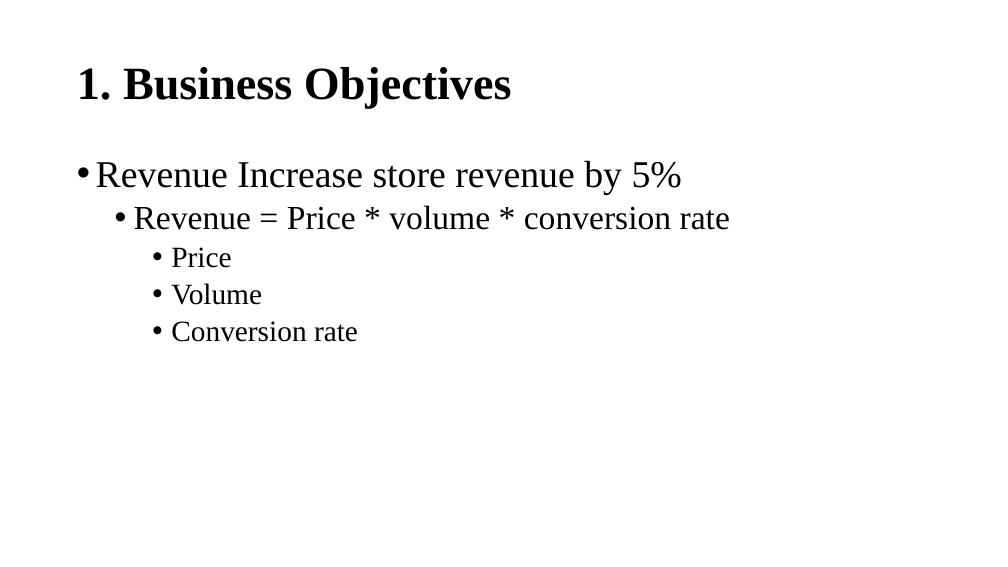
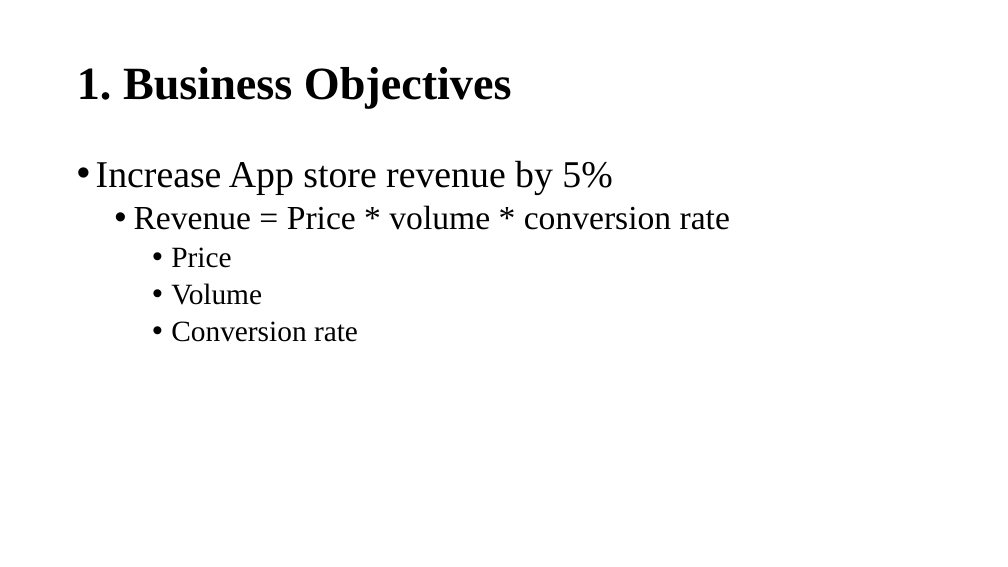
Before and after one commit to linleiwen/-Collapse-projects-section-Projects-Edit-project-APP-store-monetization-experiment-design-Project-na, a slide deck: slide 4 of demo_leiwen.pptx. Drawn at 1008x567 pixels with LibreOffice and Linux fonts; fonts in the diff are those of the drawing. Boxes give left, top, right and bottom in pixels: in the first picture for what was removed or moved away, otherwise in the second. Text is boxed around its words. In the diff, an @@ line names an element or a change of style, - is before the commit and + after.

```diff
--- a/demo_leiwen.pptx
+++ b/demo_leiwen.pptx
@@ text at bbox=[96, 160, 612, 195]: text changed @@
-• Revenue Increase store revenue by 5%
+• Increase App store revenue by 5%
```
Also in this commit, not shown: 4 other slides changed.
